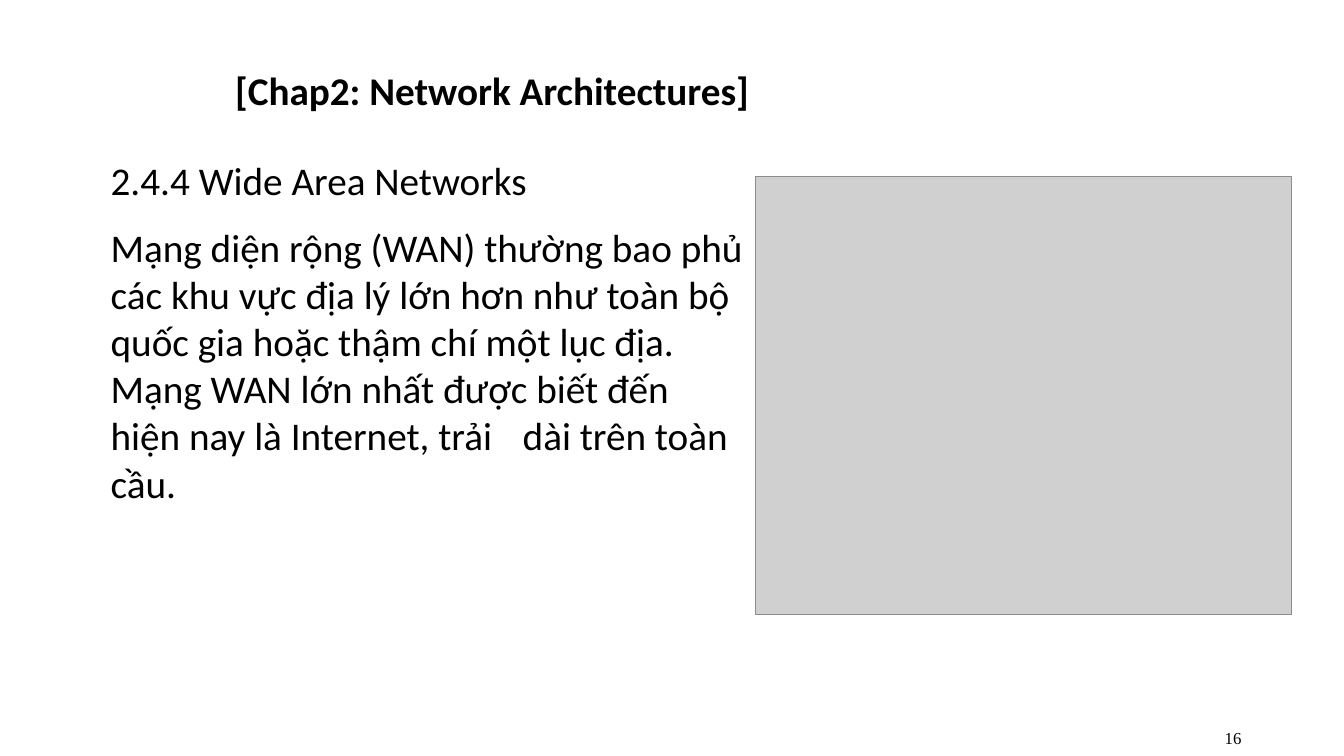
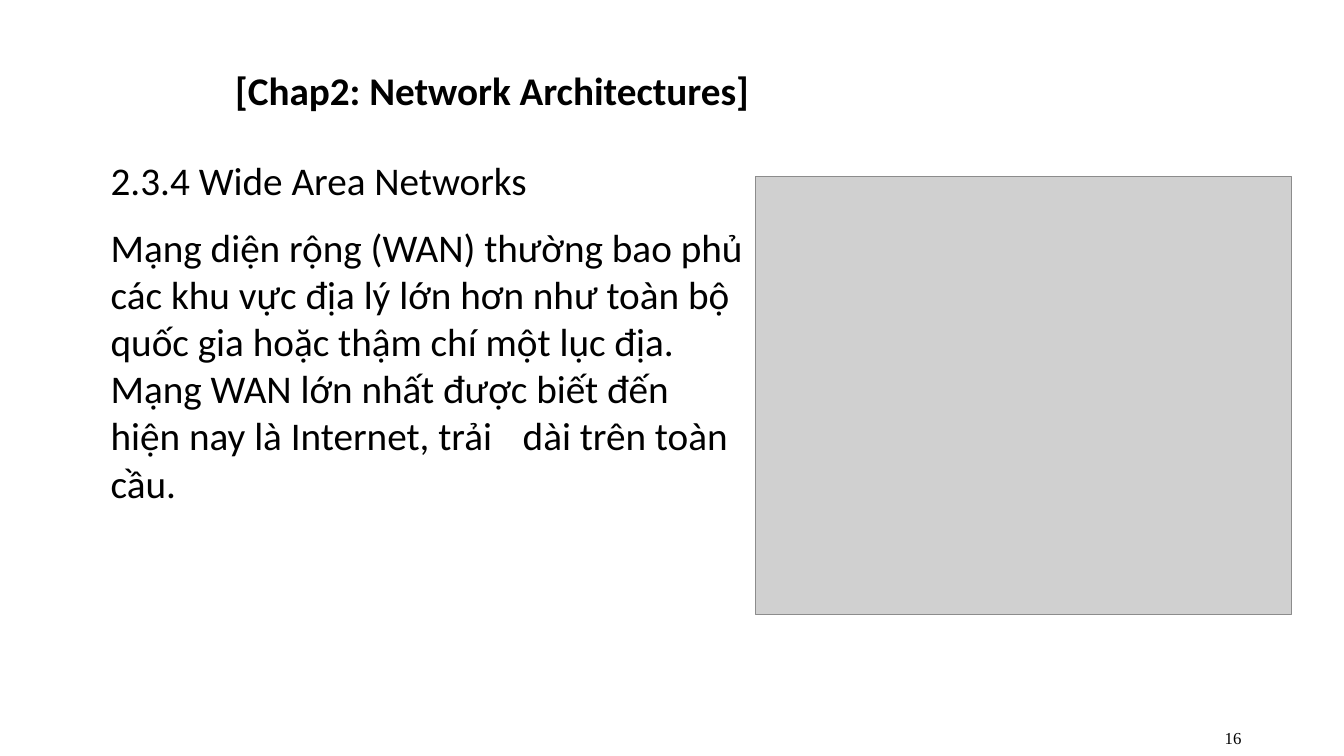
Before and after one commit to quang-vn26/Advanced-Network-Programming-Tieng-Viet-, a slide deck: slide 16 of pp1.pptx. Drawn at 1344x756 pixels with LibreOffice and Linux fonts; fonts in the diff are those of the drawing; grey boxes stand for pictures; background and template pictures are left out. Boxes give left, top, right and bottom in pixels: in the first picture for what was removed or moved away, otherwise in the second. Text is boxed around its words. In the diff, an @@ line names an element or a change of style, - is before the commit and + after.

```diff
--- a/pp1.pptx
+++ b/pp1.pptx
@@ text at (111, 167, 526, 196): text changed @@
-2.4.4 Wide Area Networks
+2.3.4 Wide Area Networks
```
Also in this commit, not shown: 15 other slides changed, 11 slides added, 2 slides removed.
